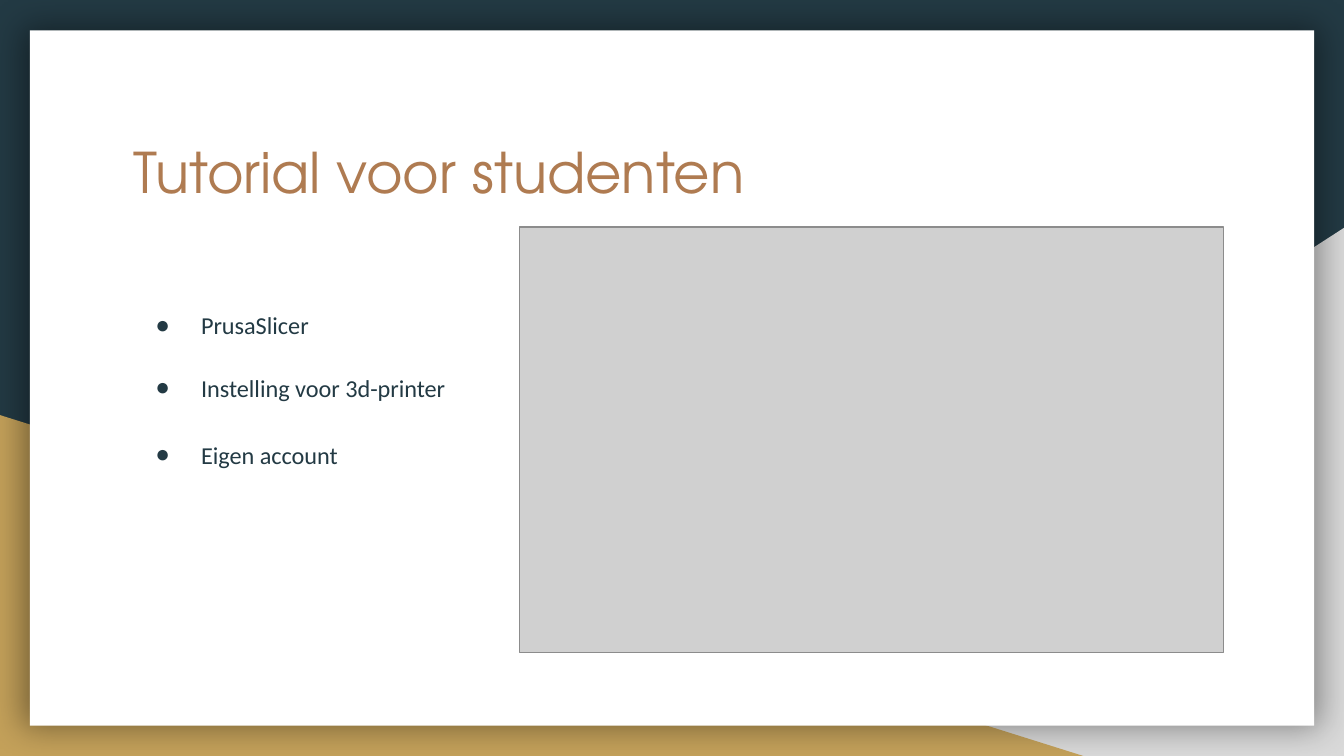
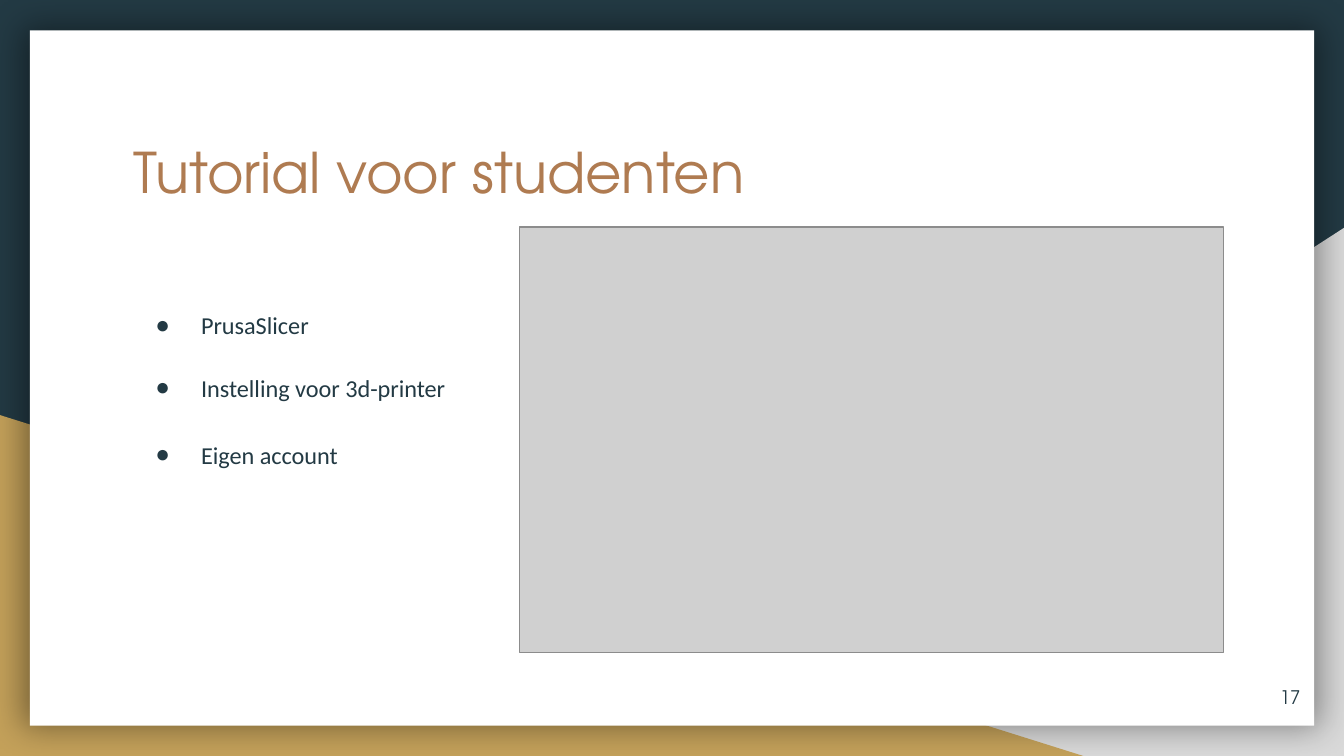
Before and after one commit to 12003586/PEM-3D-printer, a slide deck: slide 17 of PEM_3D_Printer_Presentatie_2223.pptx (slide 18 before the commit). Drawn at 1344x756 pixels with LibreOffice and Linux fonts; fonts in the diff are those of the drawing; grey boxes stand for pictures. Boxes give left, top, right and bottom in pixels: in the first picture for what was removed or moved away, otherwise in the second. Text is boxed around its words. In the diff, an @@ line names an element or a change of style, - is before the commit and + after.

```diff
--- a/PEM_3D_Printer_Presentatie_2223.pptx
+++ b/PEM_3D_Printer_Presentatie_2223.pptx
@@ page number added at (x1=1280, y1=690, x2=1301, y2=704), 10 pt, text #233A44 @@
+17
```
Also in this commit, not shown: 17 other slides changed, 1 slide added, 1 slide removed, 1 other file.
